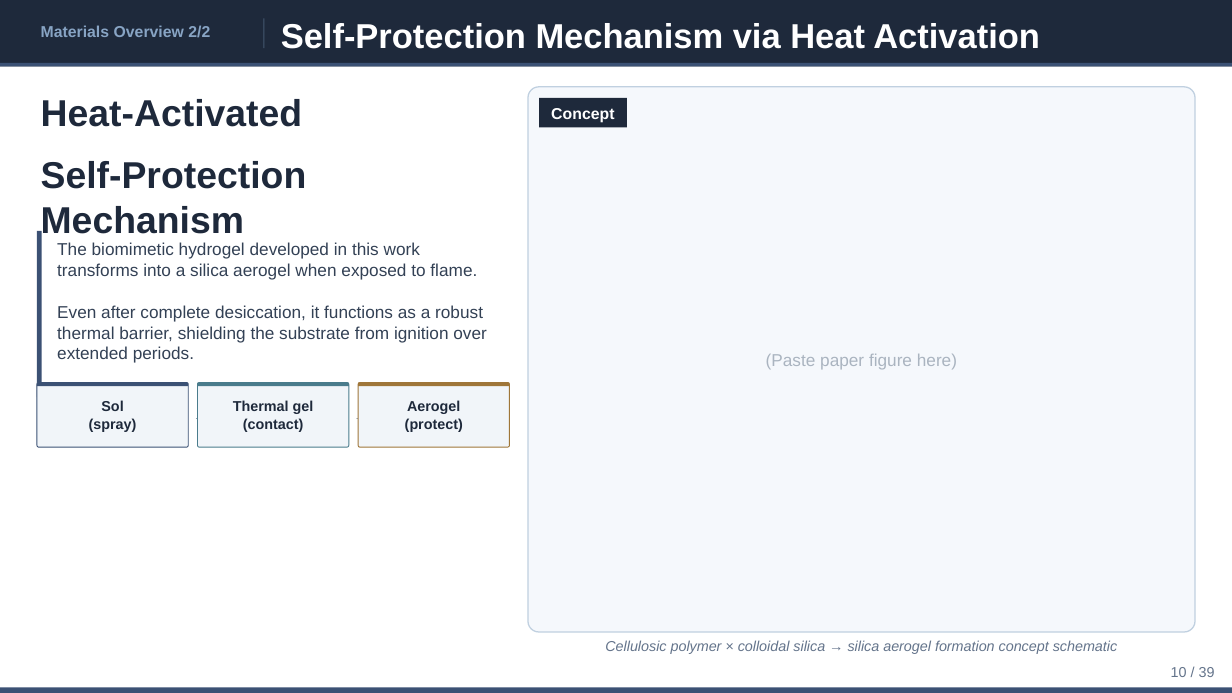
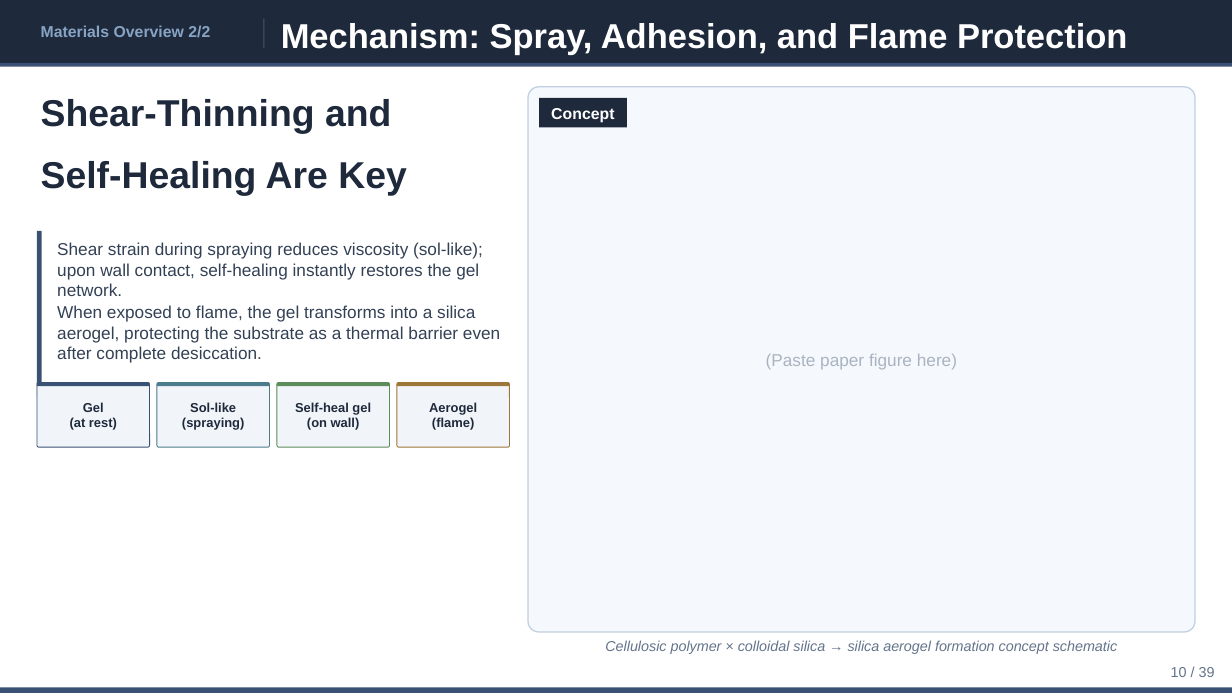
Before and after one commit to ytaisei0525-design/my-first-claude, a slide deck: slide 10 of slides_en.pptx. Drawn at 1232x693 pixels with LibreOffice and Linux fonts; fonts in the diff are those of the drawing. Boxes give left, top, right and bottom in pixels: in the first picture for what was removed or moved away, otherwise in the second. Text is boxed around its words. In the diff, an @@ line names an element or a change of style, - is before the commit and + after.

```diff
--- a/slides_en.pptx
+++ b/slides_en.pptx
@@ text at bbox=[281, 23, 1128, 55]: text changed @@
-Self-Protection Mechanism via Heat Activation
+Mechanism: Spray, Adhesion, and Flame Protection
@@ text at bbox=[41, 99, 391, 133]: text changed @@
-Heat-Activated
+Shear-Thinning and
@@ text at bbox=[41, 161, 407, 196]: text changed @@
-Self-Protection Mechanism
+Self-Healing Are Key
@@ text at bbox=[57, 242, 483, 296]: text changed @@
-The biomimetic hydrogel developed in this work transforms into a silica aerogel when exposed to flame.
+Shear strain during spraying reduces viscosity (sol-like); upon wall contact, self-healing instantly restores the gel network.
@@ text at bbox=[57, 305, 500, 363]: text changed @@
-Even after complete desiccation, it functions as a robust thermal barrier, shielding the substrate from ignition over extended periods.
+When exposed to flame, the gel transforms into a silica aerogel, protecting the substrate as a thermal barrier even after complete desiccation.
@@ rounded rectangle: place and size @@
-rounded rectangle at bbox=[37, 383, 189, 447]
+rounded rectangle at bbox=[37, 383, 150, 447]
@@ rectangle: place and size @@
-rectangle at bbox=[37, 383, 189, 386]
+rectangle at bbox=[37, 383, 150, 386]
@@ text "→": place and size @@
-text "→" at bbox=[189, 383, 199, 447]
+text "→" at bbox=[151, 383, 158, 447]
@@ text "→" at bbox=[151, 383, 158, 447]: size 12.3 to 11.2 pt @@
@@ rounded rectangle: place and size @@
-rounded rectangle at bbox=[198, 383, 349, 447]
+rounded rectangle at bbox=[157, 383, 270, 447]
@@ rectangle: place and size @@
-rectangle at bbox=[198, 383, 349, 386]
+rectangle at bbox=[157, 383, 270, 386]
@@ text added at bbox=[271, 383, 278, 447], 11.2 pt, text #64748B @@
+→
@@ rounded rectangle added at bbox=[277, 383, 390, 447], fill #F1F5F9, outline #5B8C5A 0.7 pt @@
@@ rectangle added at bbox=[277, 383, 390, 386], fill #5B8C5A @@
@@ text "→" at bbox=[391, 383, 398, 447]: size 12.3 to 11.2 pt @@
@@ text "→": place and size @@
-text "→" at bbox=[350, 383, 360, 447]
+text "→" at bbox=[391, 383, 398, 447]
@@ rounded rectangle: place and size @@
-rounded rectangle at bbox=[359, 383, 510, 447]
+rounded rectangle at bbox=[397, 383, 510, 447]
@@ rectangle: place and size @@
-rectangle at bbox=[359, 383, 510, 386]
+rectangle at bbox=[397, 383, 510, 386]
@@ text "Aerogel": place and size @@
-text "Aerogel" at bbox=[405, 400, 463, 432]
+text "Aerogel" at bbox=[429, 402, 477, 430]
@@ text added at bbox=[70, 402, 117, 430], 10.1 pt, text #1E293B, bold @@
+Gel
+(at rest)
@@ text at bbox=[182, 402, 244, 430]: text changed; size 11.2 to 10.1 pt @@
-Sol
-(spray)
+Sol-like
+(spraying)
@@ text removed at bbox=[233, 400, 314, 432] @@
-Thermal gel
-(contact)
@@ text added at bbox=[295, 402, 371, 430], 10.1 pt, text #1E293B, bold @@
+Self-heal gel
+(on wall)
@@ text at bbox=[429, 402, 477, 415]: size 11.2 to 10.1 pt in "Aerogel" @@
@@ text at bbox=[432, 417, 474, 430]: text changed; size 11.2 to 10.1 pt @@
-(protect)
+(flame)
```
Also in this commit, not shown: 1 slide added, 1 slide removed, 5 other files.
